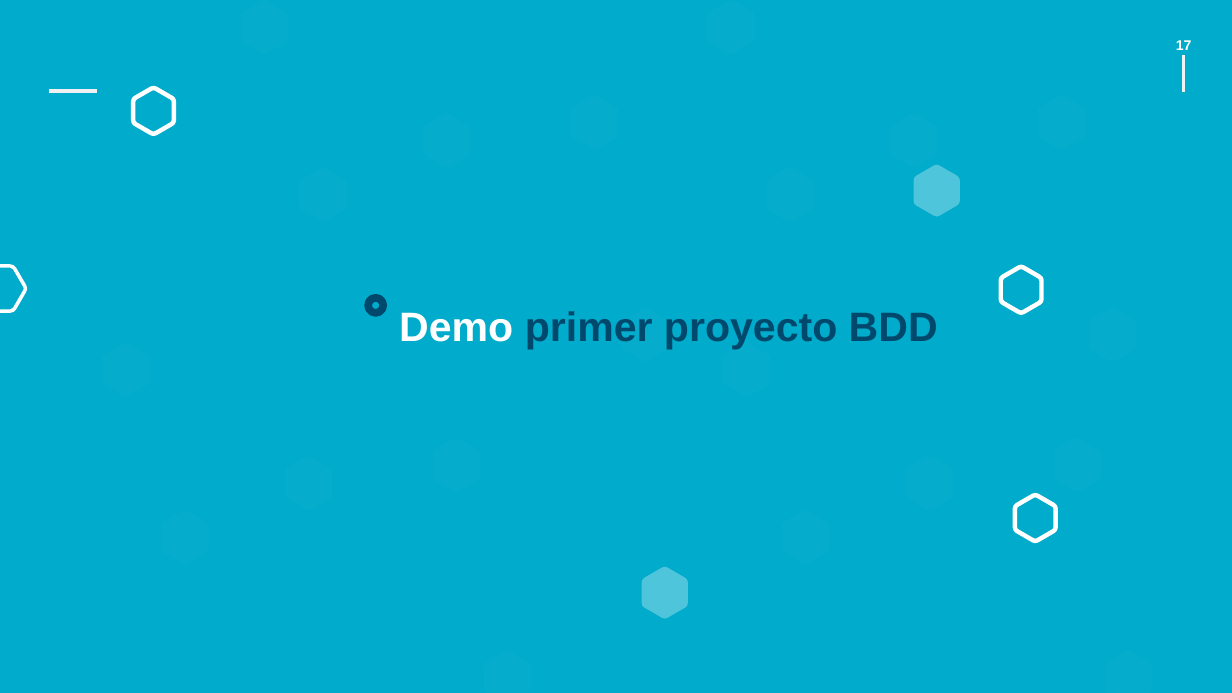
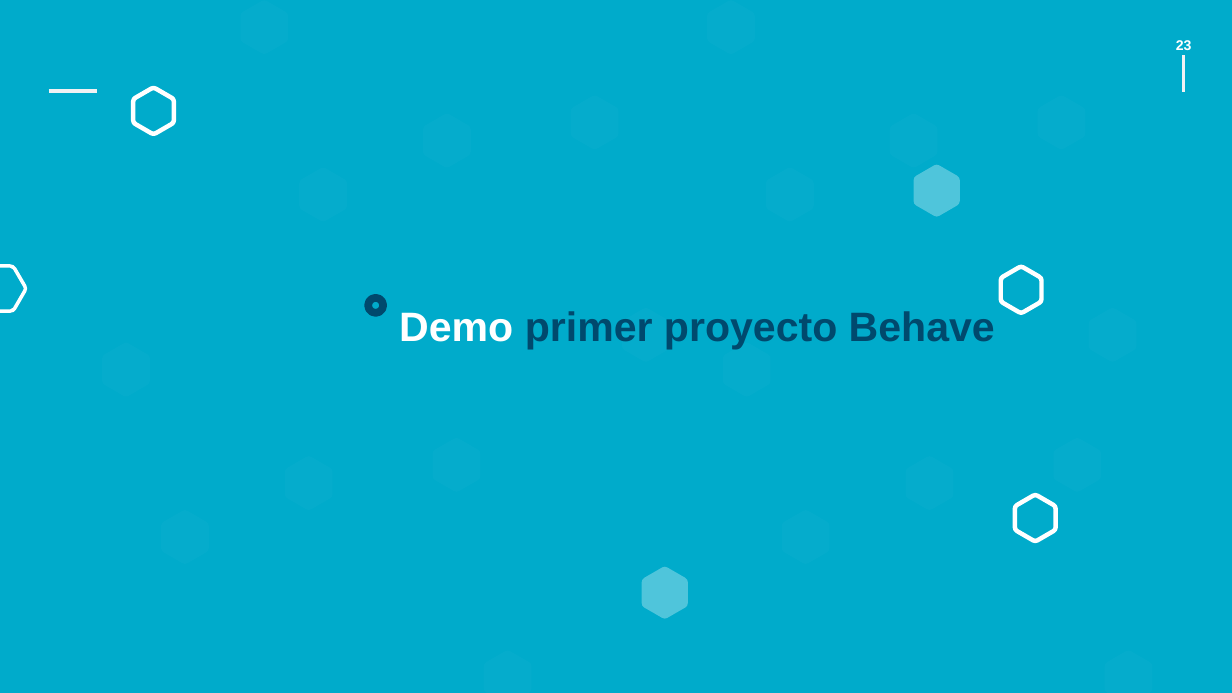
Before and after one commit to manzanero/appium-exposition-es, a slide deck: slide 23 of 2022-03-10__Appium__Alejandro_Manzanero.pptx (slide 17 before the commit). Drawn at 1232x693 pixels with LibreOffice and Linux fonts; fonts in the diff are those of the drawing; background and template pictures are left out. Boxes give left, top, right and bottom in pixels: in the first picture for what was removed or moved away, otherwise in the second. Text is boxed around its words. In the diff, an @@ line names an element or a change of style, - is before the commit and + after.

Commit message:
feat: behave

```diff
--- a/2022-03-10__Appium__Alejandro_Manzanero.pptx
+++ b/2022-03-10__Appium__Alejandro_Manzanero.pptx
@@ page number at (1176, 40, 1192, 50): text changed @@
-17
+23
@@ title at (399, 311, 995, 349): text changed @@
-Demo primer proyecto BDD
+Demo primer proyecto Behave
```
Also in this commit, not shown: 4 other slides changed, 6 slides added, 1 other file.
